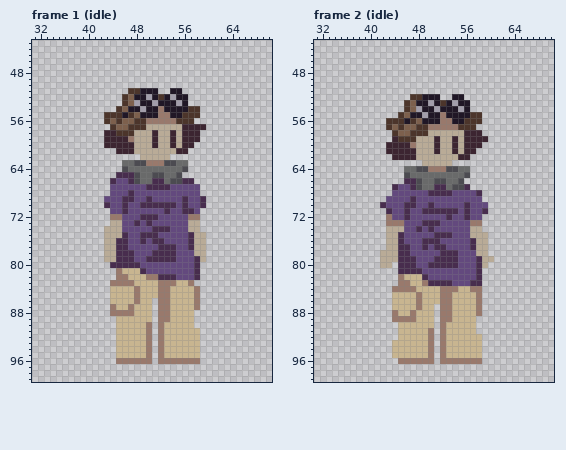
A pixel-art file gets an edit: assets/aseprite/character_sprite.aseprite. The picture above is the old version.
100x100 pixels, 5 frames. Shown: frame 1 (idle): x 31..70, y 43..99; frame 2 (idle): x 31..70, y 43..99. The commit also changed other frames, which this record leaves out.
The result:
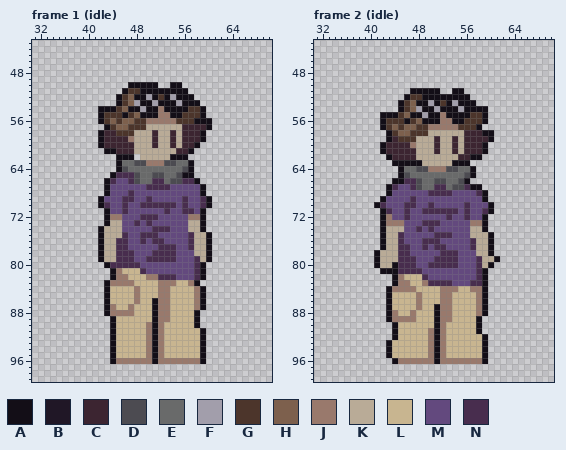
Palette (. is transparent): A #130e17  B #201726  C #3c2531  D #4c4b51  E #696a6a  F #a29eab  G #4c352b  H #7d604d  J #99796c  K #b9ab97  L #c8b590  M #63497e  N #482d4e
Edits made:
Frame 1 (idle), layer "Layer 3":
y 50: x 47..51 ..... -> AAAAA; x 54..55 .. -> AA
y 51: x 46 . -> A; x 49..56 BBB..BB. -> AAAAAAAA
y 52: x 45 . -> A; x 48..49 BB -> AA; x 51 B -> A; x 53 B -> A; x 55..57 BB. -> AAA
y 53: x 45 . -> A; x 49..50 BB -> AA; x 52..54 BBB -> AAA; x 56..58 B.. -> AAA
y 54: x 42..44 ... -> AAA; x 47..48 BB -> AA; x 50..51 BB -> AA; x 53..56 BBBB -> AAAA; x 59 . -> A
y 55: x 42 . -> A; x 46 B -> A; x 49..51 BBB -> AAA; x 54..55 BB -> AA; x 59 . -> A
y 56: x 42 . -> A; x 58..60 ... -> AAA
y 57: x 43 . -> A; x 60 . -> A
y 58..59: x 42 . -> A; x 59 . -> A
y 60: x 42 . -> A; x 58 . -> A
y 61: x 43..44 .. -> AA; x 57 . -> A
y 62: x 45..47 ... -> AAA; x 54..56 ... -> AAA
y 63..64: x 45 . -> A; x 57 . -> A
y 65: x 44 . -> A; x 56..57 .. -> AA
y 66: x 43 . -> A; x 58 . -> A
y 67..68: x 43 . -> A; x 59 . -> A
y 69..70: x 42 . -> A; x 60 . -> A
y 71..73: x 43 . -> A; x 59 . -> A
y 74: x 42 . -> A; x 59 . -> A
y 75..79: x 42 . -> A; x 60 . -> A
y 80: x 43 . -> A; x 59 . -> A
y 81..82: x 44 . -> A; x 59 . -> A
y 83: x 43 . -> A; x 58 . -> A
y 84..85: x 43 . -> A; x 59 . -> A
y 86..87: x 43 . -> A; x 51 . -> A; x 59 . -> A
y 88: x 43 . -> A; x 51 . -> A; x 58 . -> A
y 89..90: x 44 . -> A; x 51 . -> A; x 58 . -> A
y 91..96: x 44 . -> A; x 51 . -> A; x 59 . -> A
Frame 2 (idle), layer "Layer 3":
y 51: x 47..51 ..... -> AAAAA; x 54..55 .. -> AA
y 52: x 46 . -> A; x 49..56 BBB..BB. -> AAAAAAAA
y 53: x 45 . -> A; x 48..49 BB -> AA; x 51 B -> A; x 53 B -> A; x 55..57 BB. -> AAA
y 54: x 45 . -> A; x 49..50 BB -> AA; x 52..54 BBB -> AAA; x 56..59 B... -> AAAA
y 55: x 42..44 ... -> AAA; x 47..48 BB -> AA; x 50..51 BB -> AA; x 53..56 BBBB -> AAAA; x 59 . -> A
y 56: x 42 . -> A; x 46 B -> A; x 49..51 BBB -> AAA; x 54..55 BB -> AA; x 59 . -> A
y 57: x 42 . -> A; x 58 . -> A
y 58: x 43 . -> A; x 59..60 .. -> AA
y 59: x 43 . -> A; x 60 . -> A
y 60: x 42 . -> A; x 59 . -> A
y 61: x 42 . -> A; x 58..59 .. -> CA
y 62: x 43 . -> A; x 57..58 .. -> AA
y 63: x 44..48 ..... -> AAAAA; x 54..56 ... -> AAA
y 64..65: x 45 . -> A; x 57 . -> A
y 66: x 44..45 .. -> AA; x 56 . -> A
y 67: x 43 . -> A; x 57..58 .. -> AA
y 68: x 43 . -> A; x 59 . -> A
y 69: x 42 . -> A; x 59 . -> A
y 70: x 41 . -> A; x 60 . -> A
y 71: x 42 . -> A; x 60 . -> A
y 72..74: x 42 . -> A; x 59 . -> A
y 75..77: x 42 . -> A; x 60 . -> A
y 78: x 41 . -> A; x 60 . -> A
y 79: x 41 . -> A; x 61 . -> A
y 80: x 41 . -> A; x 44 . -> A; x 60 . -> A
y 81: x 42..44 ... -> AAA; x 59 . -> A
y 82..83: x 44 . -> A; x 59 . -> A
y 84..86: x 43 . -> A; x 59 . -> A
y 87..88: x 43 . -> A; x 51 . -> A; x 59 . -> A
y 89: x 43 . -> A; x 51 . -> A; x 58 . -> A
y 90..91: x 44 . -> A; x 51 . -> A; x 58 . -> A
y 92: x 44 . -> A; x 51 . -> A; x 59 . -> A
y 93..95: x 43 . -> A; x 51 . -> A; x 59 . -> A
y 96: x 44 . -> A; x 51 . -> A; x 59 . -> A
Pixel boxes of the changes (left, top, right, bottom) in both pictures:
changed: (98, 82, 212, 364)
changed: (374, 88, 500, 364)
